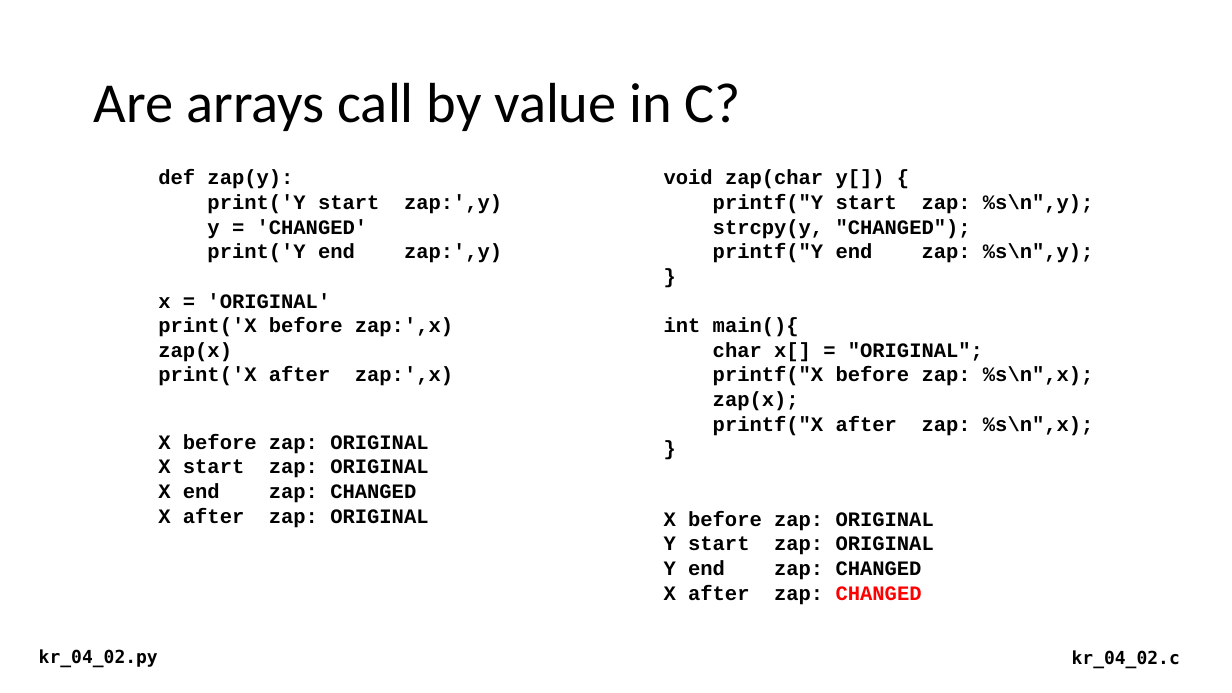
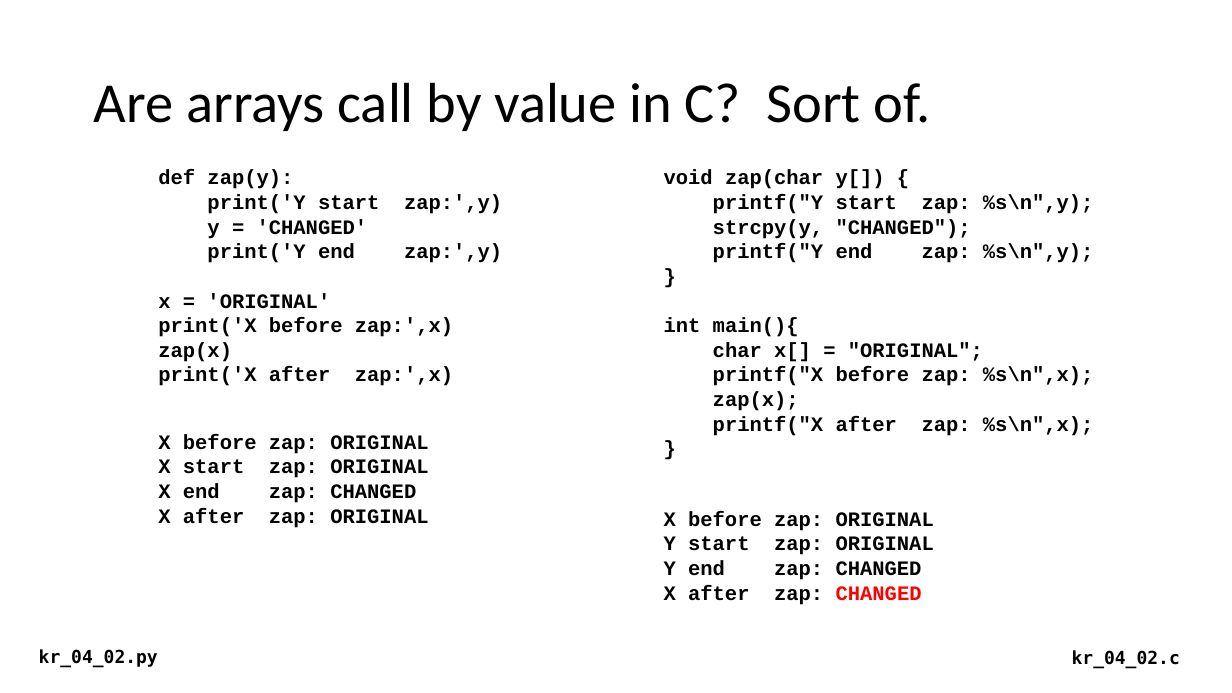
Before and after one commit to csev/cc4e, a slide deck: slide 11 of lectures/KR-4.pptx. Drawn at 1232x693 pixels with LibreOffice and Linux fonts; fonts in the diff are those of the drawing. Boxes give left, top, right and bottom in pixels: in the first picture for what was removed or moved away, otherwise in the second. Text is boxed around its words. In the diff, an @@ line names an element or a change of style, - is before the commit and + after.

```diff
--- a/lectures/KR-4.pptx
+++ b/lectures/KR-4.pptx
@@ title at (94,82,931,131): text changed @@
-Are arrays call by value in C?
+Are arrays call by value in C? Sort of.
```
Also in this commit, not shown: 9 other slides changed.
